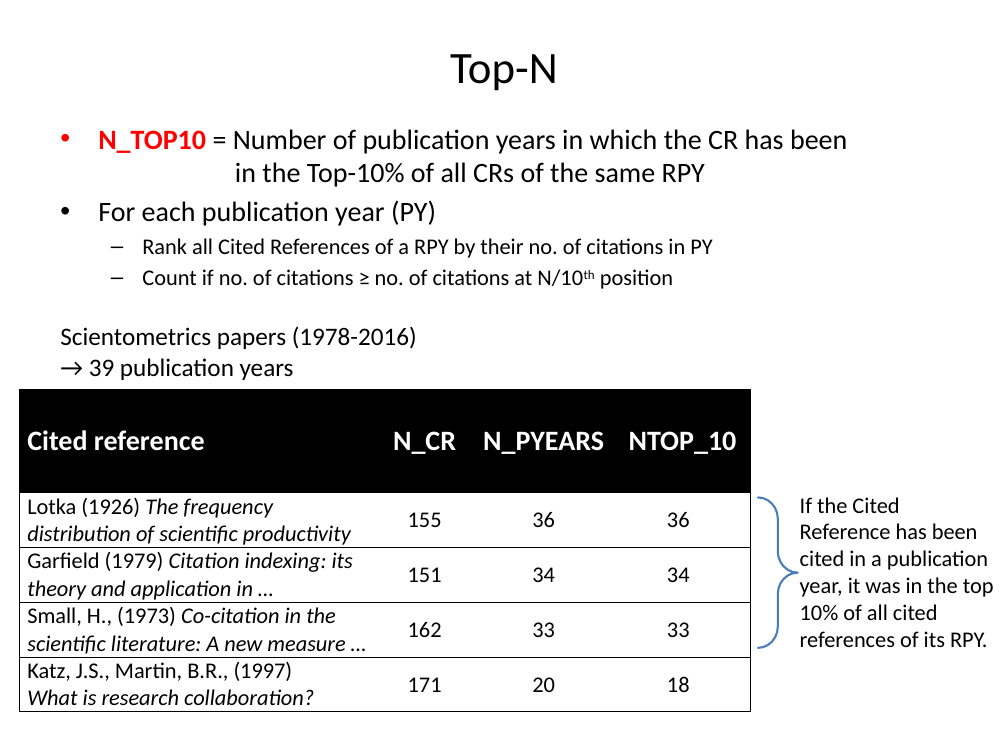
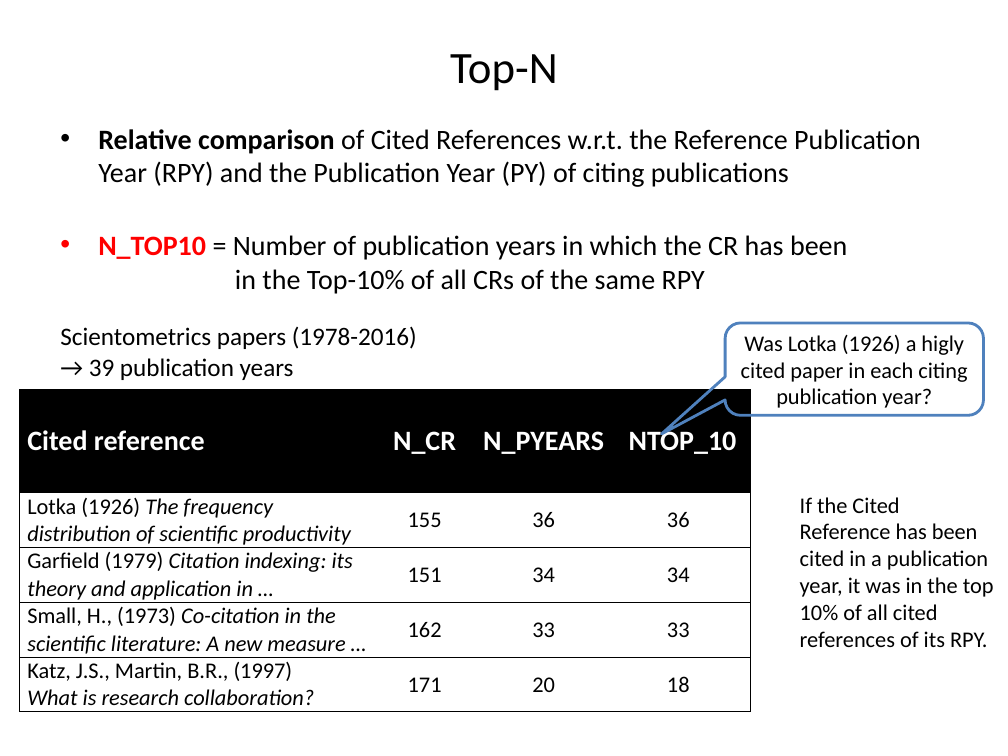
Before and after one commit to andreas-thor/cre, a slide deck: slide 9 of docs/slides/cre_overview.pptx (slide 11 before the commit). Drawn at 1008x756 pixels with LibreOffice and Linux fonts; fonts in the diff are those of the drawing. Boxes give left, top, right and bottom in pixels: in the first picture for what was removed or moved away, otherwise in the second. Text is boxed around its words. In the diff, an @@ line names an element or a change of style, - is before the commit and + after.

```diff
--- a/docs/slides/cre_overview.pptx
+++ b/docs/slides/cre_overview.pptx
@@ text at box(98, 129, 921, 187): paragraph added @@
+• Relative comparison of Cited References w.r.t. the Reference Publication Year (RPY) and the Publication Year (PY) of citing publications
@@ text at box(98, 200, 712, 289): paragraphs removed @@
-• For each publication year (PY)
-  – Rank all Cited References of a RPY by their no. of citations in PY
-  – Count if no. of citations ≥ no. of citations at N/10th position
@@ rounded speech box added at box(725, 323, 983, 415), outline #4F81BD 2 pt, 16 pt, text #000000 @@
+Was Lotka (1926) a higly cited paper in each citing publication year?
@@ right brace removed at box(758, 498, 797, 648) @@
```
Also in this commit, not shown: 6 other slides changed.
